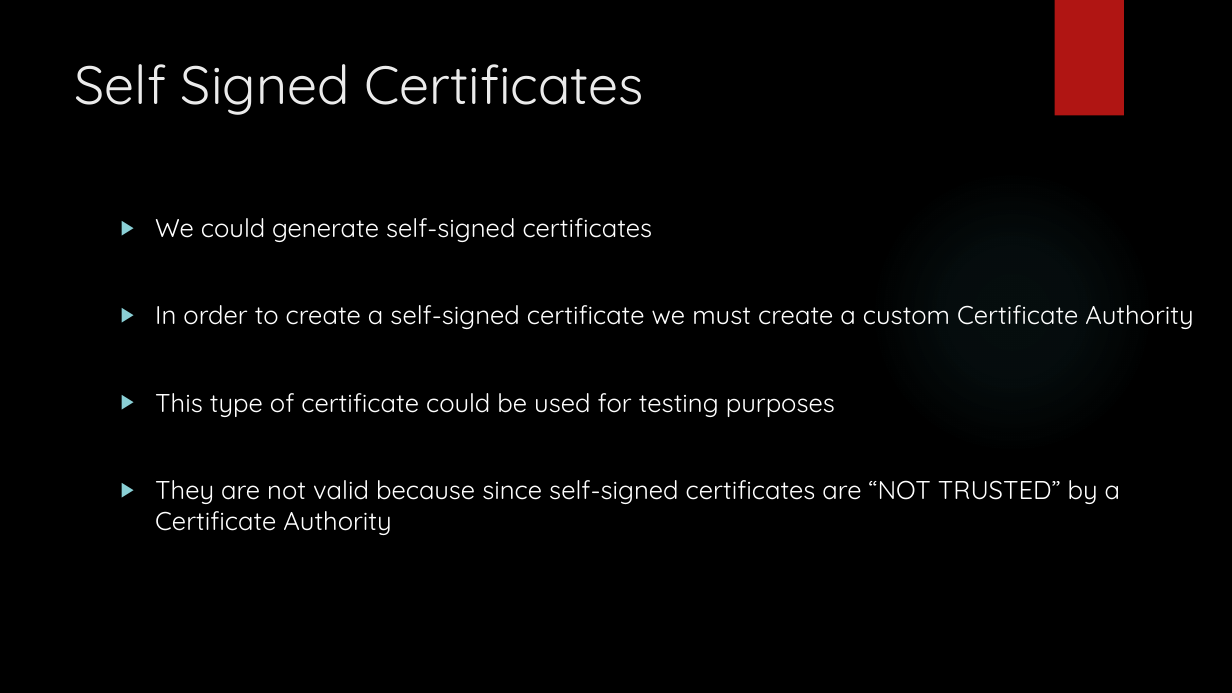
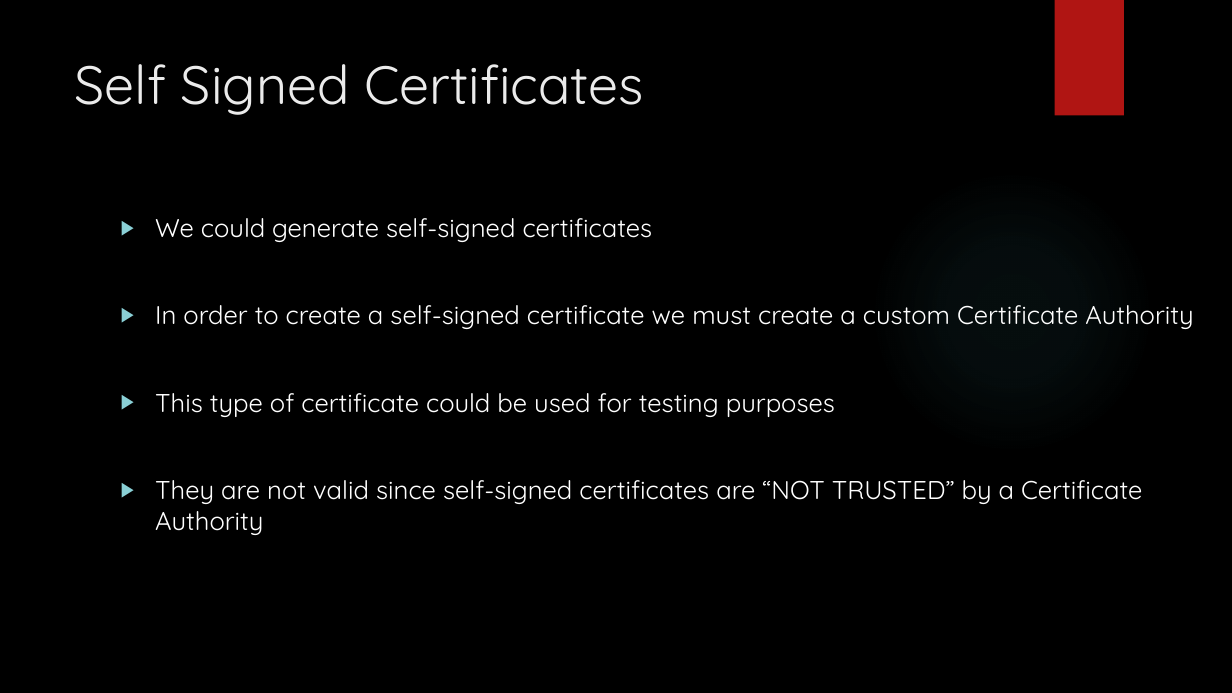
Before and after one commit to DeMaCS-UNICAL/NetworkSecurity, a slide deck: slide 7 of esercitazioni/Laboratory_22-23/Session_3/Lab_03_Slides.pptx. Drawn at 1232x693 pixels with LibreOffice and Linux fonts; fonts in the diff are those of the drawing; background and template pictures are left out. Boxes give left, top, right and bottom in pixels: in the first picture for what was removed or moved away, otherwise in the second. Text is boxed around its words. In the diff, an @@ line names an element or a change of style, - is before the commit and + after.

```diff
--- a/esercitazioni/Laboratory_22-23/Session_3/Lab_03_Slides.pptx
+++ b/esercitazioni/Laboratory_22-23/Session_3/Lab_03_Slides.pptx
@@ text at box(155, 480, 1142, 535): text changed @@
-▶ They are not valid because since self-signed certificates are “NOT TRUSTED” by a Certificate Authority
+▶ They are not valid since self-signed certificates are “NOT TRUSTED” by a Certificate Authority
```
Also in this commit, not shown: 2 other slides changed, 2 slides removed.
